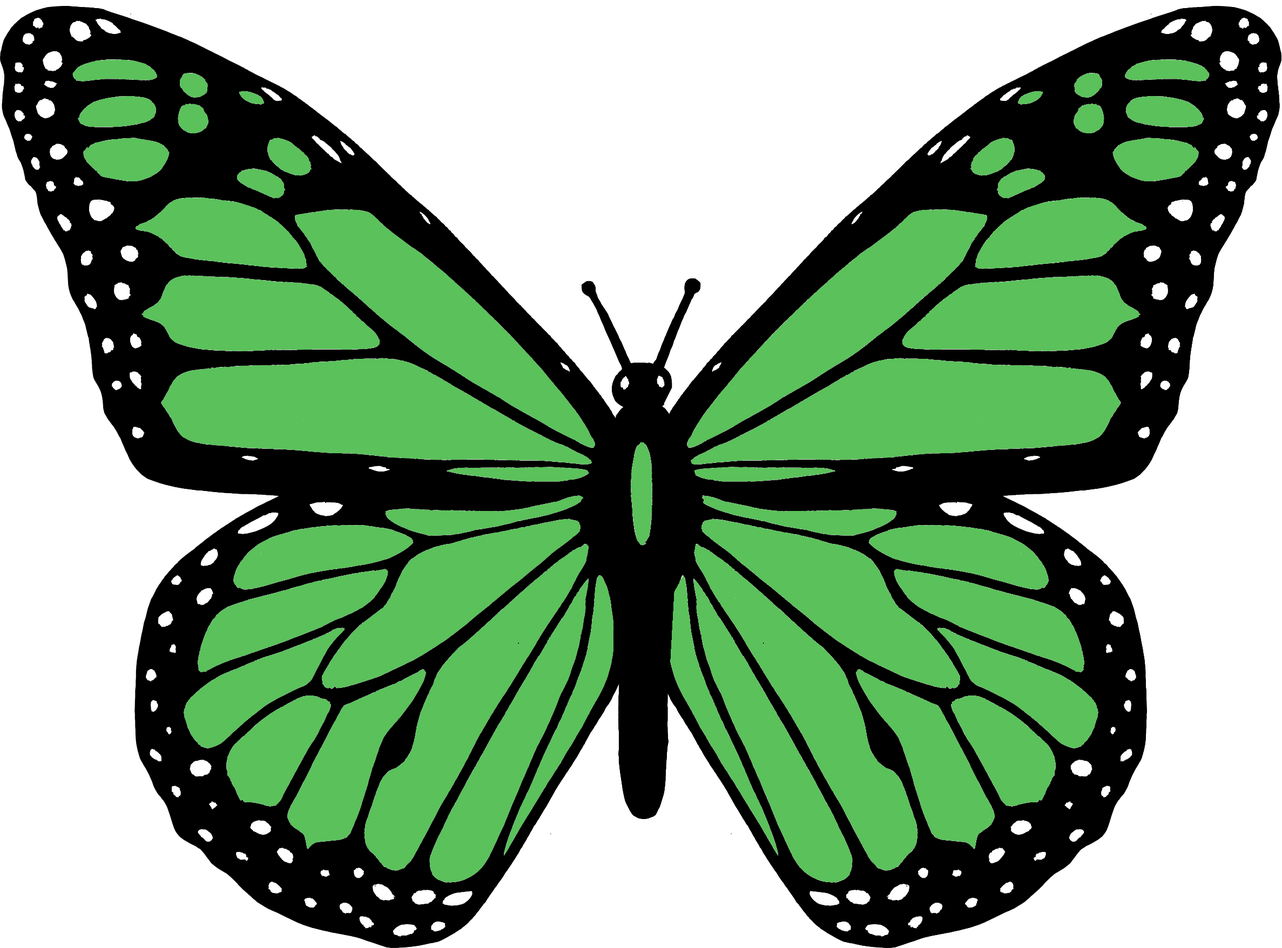
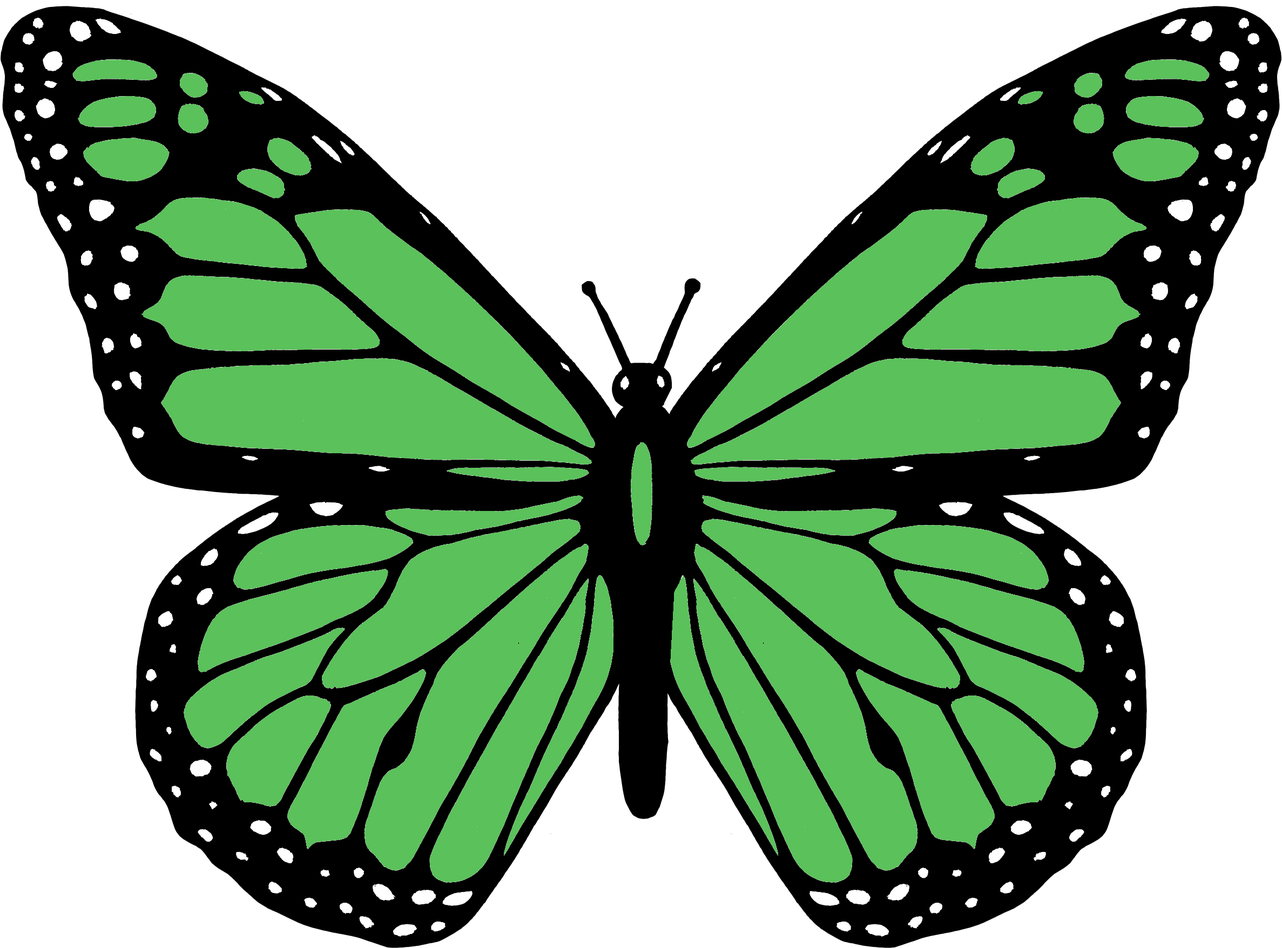
Revision of a layered 1282×948 image; what changed, layer by layer:
removed layer "Butterfly_Blue_Body" from group "Butterfly_Blue" over 580, 278, 704, 820
removed layer "Butterfly_Blue_WingRight" (1st of 2, in "Butterfly_Blue") from group "Butterfly_Blue" over 0, 5, 619, 948
removed layer "Butterfly_Blue_WingRight" (2nd of 2, in "Butterfly_Blue") from group "Butterfly_Blue" over 662, 5, 1282, 948
removed layer "Butterfly_Red_Body" from group "Butterfly_Red" over 580, 278, 704, 820
removed layer "Butterfly_Red_WingRight" from group "Butterfly_Red" over 662, 5, 1282, 948
removed layer "Butterfly_Red_WingLeft" from group "Butterfly_Red" over 0, 5, 620, 948
